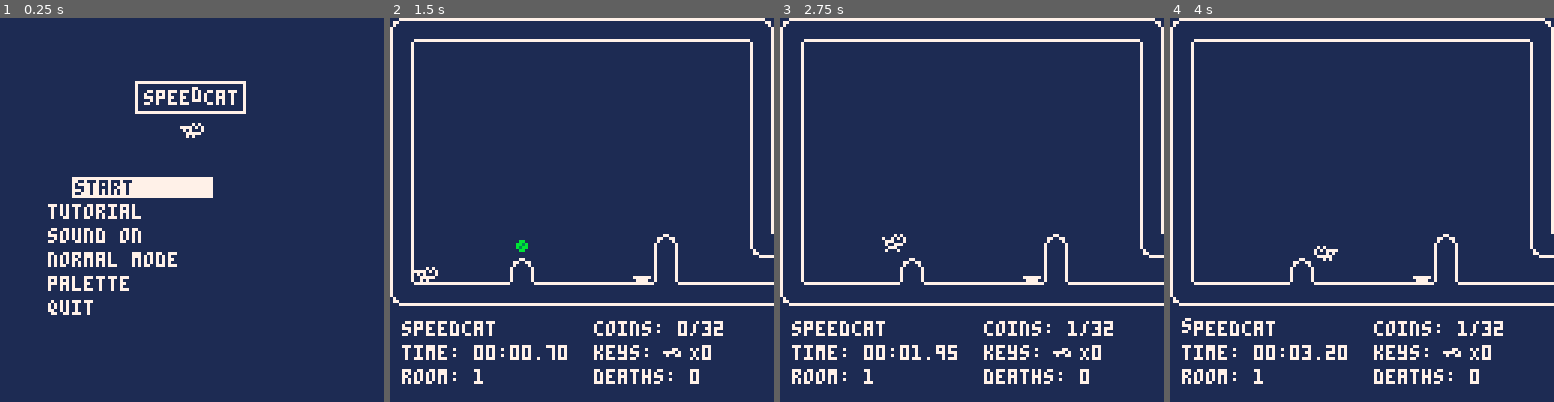
Above: before the commit, frames 1-4 (left to right).
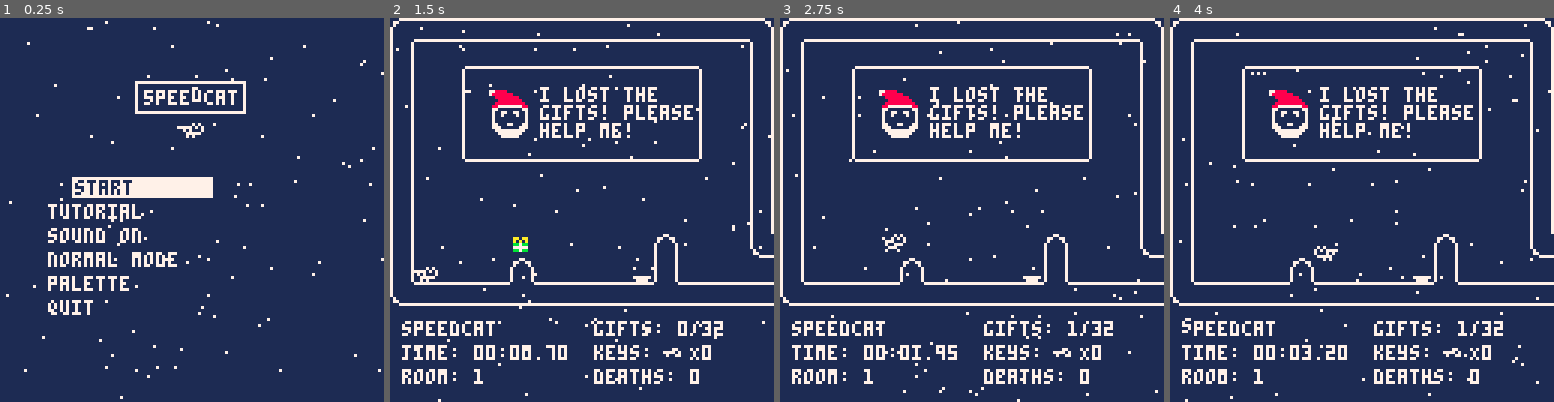
Above: after the commit, the same moments.

Repository: fletchmakes/speedcat
Game: PICO-8 cartridge speedcat.p8
Same seed, same stepped clock (60 frames per second), same inputs: the game is played once before the commit and once after it.
Inputs:
- Up to frame 1 (0.25 s): no input
- Up to frame 2 (1.5 s): tap X (X key) at 0.33, 1.07 s; tap O (Z key) at 0.7 s
- Up to frame 3 (2.75 s): hold Right 1.6-2.1 s; tap O (Z key) at 1.7, 2.1, 2.5 s; tap X (X key) at 1.85 s; hold Up 2.15-2.42 s; hold Right from 2.47 s (still down)
- Up to frame 4 (4 s): tap O (Z key) at 2.9, 3.3, 3.7 s; tap X (X key) at 2.97 s; release Right at 3.03 s; hold Left 3.08-3.58 s; hold Down 3.63-3.97 s

The runs differ from the first frame. In frame 1, 0.6% of the frame differs, in the area x 1-100%, y 0-100%; in frame 2, 4.3%, in the area x 1-100%, y 1-100%; in frame 3, 4.2%; in frame 4, 4.2%.

Commit message:
holiday update

Diff:
--- a/speedcat.p8
+++ b/speedcat.p8
@@ -26,6 +26,8 @@
 num_keys = 0
 num_coins = 0
 sfx_frame = 0
+snow_max = 100
+snow={}
 
 -- global constants
 grav = 0.15
@@ -46,6 +48,13 @@
 function _init()
     local menu = init_main_menu()
     add(objects, menu)
+
+    -- get the snow ready
+    for i=1,snow_max do
+        local x = flr(rnd(128))
+        local y = flr(rnd(128))
+        add(snow, { x=x, y=y })
+    end
 end
 
 function _update60()
@@ -69,6 +78,21 @@
             game_started = false
         end
     end
+
+    -- update all of the snow particles
+    for i=1,snow_max do
+        if (snow[i].y > 128) then
+            snow[i].x = flr(rnd(128))
+            snow[i].y = 0
+        end
+
+        local direction = rnd({-1, 1})
+        local dy = 0.3
+        local dx = 0.3 * direction
+
+        snow[i].x = snow[i].x + dx
+        snow[i].y = snow[i].y + dy
+    end
 end
 
 function _draw()
@@ -77,6 +101,18 @@
     -- if (not muted) then play_music() end
     if (game_started) then
         show_stats()
+    end
+
+    -- draw the snow
+    for i=1,snow_max do
+        pset(snow[i].x, snow[i].y, 7)
+    end
+
+    -- billboard
+    if (room_num == 0 and game_started) then
+        print("i lost the", 50, 23, foreground_col)
+        print("gifts! please", 50, 29, foreground_col)
+        print("help me!", 50, 35, foreground_col)
     end
 end
 
@@ -1911,7 +1947,7 @@
     local time_str = get_time_str(time_passed)
     local room_str = "room: " .. (room_num + 1)
 
-    local coin_str = "coins: " .. num_coins .. "/" .. total_coins
+    local coin_str = "gifts: " .. num_coins .. "/" .. total_coins
     local key_str = "keys:   X" .. num_keys
     local death_str = "deaths: " .. deaths
 
@@ -2004,22 +2040,22 @@
 end
 
 __gfx__
-70000007000000000000000000000000000000000000000000000000000000000000000000000000000000000700007000000000000000000000000000000000
-07000070000000000000000000000000000000000000000000000000000000000000000000000000000000007770077700000000000000000000000000000000
-0070070000088000000aa000000bb000000cc0000000000000000000000000000000000000000000000000007700007700000000000000000000000000000000
-000770000088280000a9aa0000bb3b0000c1cc000000000000000000000000000000000000000000000000007000000700000000000000000000000000000000
-000770000082880000aa9a0000b3bb0000cc1c000000000000000000000000000777777000000000000000007777777700000000000000000000000000000000
-0070070000088000000aa000000bb000000cc0000077770000000000000000000070070000000000000000000707707000000000000000000000000000000000
-07000070000000000000000000000000000000000700007007777770077777700007700077777777000000000777777000000000000000000000000000000000
-70000007000000000000000000000000000000007777777777777777007777000070070077000077000000000700007000000000000000000000000000000000
-00000000000000000000000000000000000000000000000000000000000000000000000000000000000000000000000000000000000000000000000000000000
-00000000000000000000000000000000000077000000000000000000700700707007007000000000000000000770077000000000000000000000000000000000
-00007070000000000000000000000000000700770000000007070700070707000000000000000000000000007777700700000000000000000000000000000000
-70070707000070700000077007700000000070700007000000070000000000000000000000000000000000007777770700000000000000000000000000000000
-07770007777707070000077007700000700707000070700007707700770007707000007000000000000000000777777000000000000000000000000000000000
-07007770070700070000070000700000777007000007000000070000000000000000000000000000000000000077770000000000000000000000000000000000
-00777000007777700000700000070000700007000000000007070700070707000000000000000000000000000007700000000000000000000000000000000000
-07000700007070000777777007777770077770000000000000000000700700707007007000000000000000000000000000000000000000000000000000000000
+70000007000000000000000000000000000000000000000000000000000000000000000000000000000000000700007007788880000000000000000000000000
+070000700aa0aa000aa0aa000aa0aa000aa0aa000000000000000000000000000000000000000000000000007770077707888888800000000000000000000000
+007007000a0a0a000a0a0a000a0a0a000a0a0a000000000000000000000000000000000000000000000000007700007700088888888000000000000000000000
+0007700008878800099799000bb7bb000cc7cc000000000000000000000000000000000000000000000000007000000700008888888800000000000000000000
+00077000077777000777770007777700077777000000000000000000000000000777777000000000000000007777777700088888888880000000000000000000
+0070070008878800099799000bb7bb000cc7cc000077770000000000000000000070070000000000000000000707707000887777777788000000000000000000
+07000070000000000000000000000000000000000700007007777770077777700007700077777777000000000777777000770000000077000000000000000000
+70000007000000000000000000000000000000007777777777777777007777000070070077000077000000000700007000700770077007000000000000000000
+00000000000000000000000000000000000000000000000000000000000000000000000000000000000000000000000000700700007007000000000000000000
+00000000000000000000000000000000000077000000000000000000700700707007007000000000000000000770077000700000000007000000000000000000
+00007070000000000000000000000000000700770000000007070700070707000000000000000000000000007777700700700000000007000000000000000000
+70070707000070700000077007700000000070700007000000070000000000000000000000000000000000007777770700770007700077000000000000000000
+07770007777707070000077007700000700707000070700007707700770007707000007000000000000000000777777000777000000777000000000000000000
+07007770070700070000070000700000777007000007000000070000000000000000000000000000000000000077770000077777777770000000000000000000
+00777000007777700000700000070000700007000000000007070700070707000000000000000000000000000007700000007777777700000000000000000000
+07000700007070000777777007777770077770000000000000000000700700707007007000000000000000000000000000000777777000000000000000000000
 00000000007000707000700777700000000007770000000000000000000000000000000000000000000000000000000000000000000000000000000000000000
 00777700007000707000700700777700007777000077770000777700007777000077770000777700000000000000000000000000000000000000000000000000
 00777700077007707707770700007777777700000700007007000070070000700700007007000070000000000000000000000000000000000000000000000000
@@ -2257,10 +2293,10 @@
 __map__
 4054545454545454545454545454544240545454545454545454545454545442405454545454545454545454545454424054545454545454545454545454544240545454545454545454545454545442405454545454545454545454545454424054545454544154545454545454544240545454544154545441545454545442
 6400000000000000000000000000006464360000000000000000000000000064640000000000000000000000000000606228000000000000000000000000006464360000000000000000000000000060622500000000000000000000000000606200000000006400000000000000006464010000005700000057000000000064
-6400000000000000000000000000006464000000000000000000000000000064640000000000000000000000000001000000000000000000000000000000006464000000000000000000000000000000002000000000000000000000000000000000000000006400000000000000006464000000000000000000000000000064
-6400000000000000000000000000006464000000000000000000000000000064640000000000000000000000000043414144000000000000000000000000006464000000270000000000000000004041415454440000003131313100000043414142000000256400000000000000006464070000000000070000000700000064
-6400000000000000000000000000006464000000000000000000000000000060615442000000000000000000000000646400000000000000000000000000006062000000000000000000000000075052640000000000000000000000000033645052000000076400000000000000006061545454545454545454545444000064
-6400000000000000000000000000006464000000000000000000000000000000000060440000000000000000000000646400000000434400000000000000000000000000000000000031310000666152640000000000004054545454545454525061545454546200010000000000000000000000000000002600000000000064
+6400004541414141414141414600006464000000000000000000000000000064640000000000000000000000000001000000000000000000000000000000006464000000000000000000000000000000002000000000000000000000000000000000000000006400000000000000006464000000000000000000000000000064
+640000500c0d0000000000005200006464000000000000000000000000000064640000000000000000000000000043414144000000000000000000000000006464000000270000000000000000004041415454440000003131313100000043414142000000256400000000000000006464070000000000070000000700000064
+640000501c1d0000000000005200006464000000000000000000000000000060615442000000000000000000000000646400000000000000000000000000006062000000000000000000000000075052640000000000000000000000000033645052000000076400000000000000006061545454545454545454545444000064
+6400005561616161616161615600006464000000000000000000000000000000000060440000000000000000000000646400000000434400000000000000000000000000000000000031310000666152640000000000004054545454545454525061545454546200010000000000000000000000000000002600000000000064
 6400000000000000000000000000006464000000000000000000000000000100000030200000530000000000000000646400000000000000434400000020004041440000650032320000000000000064640000000000006400000000000000646400000000000000000009000000000000200000000000000000000000000764
 6400000000000000000000000000006464000000000000000000000000004341415454415454620000434400000033646400000000000000000000004067326464000000000000000000000000000064640000000000006400000000000000646400000000000000000000000043544141440000405454544154545441545452
 6400000000000000000000000000006464000000000000000000006500000064640000640000000000000000000040526400000000000000000000076400006464000000000000000000000001000064505442000000006400000000000001646400000000000000000025000000006464000000570000005700000057000064
Not shown, added: builds/1.1/applications/speedcat.app/Contents/Frameworks/SDL2.framework/Frameworks/hidapi.framework/Versions/A/Resources/AUTHORS.txt
Not shown, added: builds/1.1/applications/speedcat.app/Contents/Frameworks/SDL2.framework/Frameworks/hidapi.framework/Versions/A/Resources/LICENSE.txt
Not shown, added: builds/1.1/applications/speedcat.app/Contents/Frameworks/SDL2.framework/Resources/License.txt
Not shown, added: builds/1.1/applications/speedcat.app/Contents/Frameworks/SDL2.framework/Resources/ReadMe.txt
Not shown, added: builds/1.1/applications/speedcat.app/Contents/Frameworks/SDL2.framework/Versions/A/Frameworks/hidapi.framework/Versions/A/Resources/AUTHORS.txt
Not shown, added: builds/1.1/applications/speedcat.app/Contents/Frameworks/SDL2.framework/Versions/A/Frameworks/hidapi.framework/Versions/A/Resources/LICENSE.txt
Not shown, added: builds/1.1/applications/speedcat.app/Contents/Frameworks/SDL2.framework/Versions/A/Resources/License.txt
Not shown, added: builds/1.1/applications/speedcat.app/Contents/Frameworks/SDL2.framework/Versions/A/Resources/ReadMe.txt
Not shown, added: builds/1.1/applications/speedcat.app/Contents/Frameworks/SDL2.framework/Versions/Current/Frameworks/hidapi.framework/Versions/A/Resources/AUTHORS.txt
Not shown, added: builds/1.1/applications/speedcat.app/Contents/Frameworks/SDL2.framework/Versions/Current/Frameworks/hidapi.framework/Versions/A/Resources/LICENSE.txt
Not shown, added: builds/1.1/applications/speedcat.app/Contents/Frameworks/SDL2.framework/Versions/Current/Resources/License.txt
Not shown, added: builds/1.1/applications/speedcat.app/Contents/Frameworks/SDL2.framework/Versions/Current/Resources/ReadMe.txt
(and 201 more such lines)
